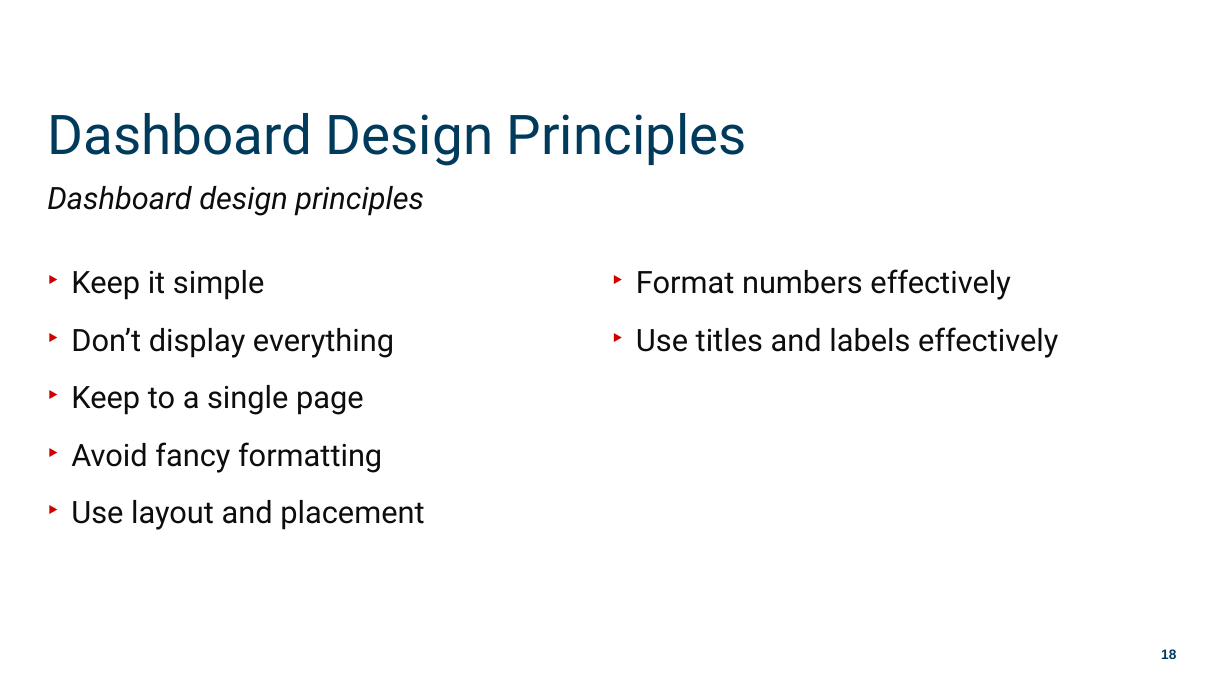
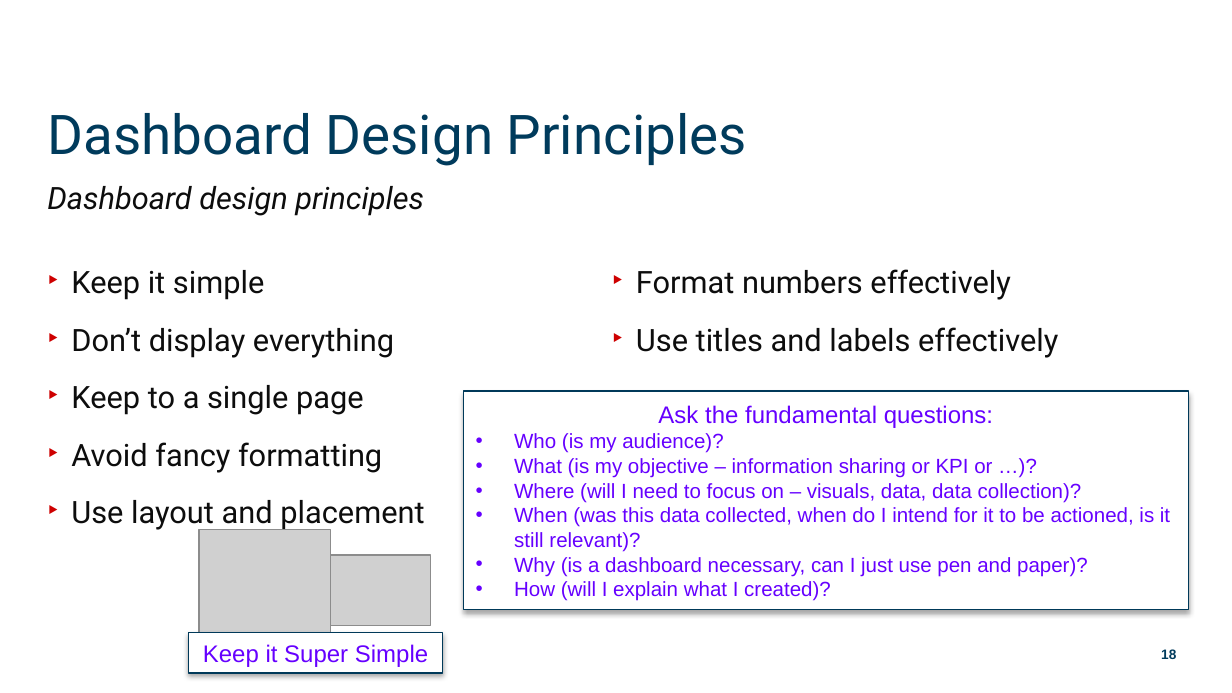
Before and after one commit to munishkumar-gh/munishkumar-gh.github.io, a slide deck: slide 18 of SuSS/ANL201 Study Unit 6_2021 - Lecturer.pptx. Drawn at 1232x693 pixels with LibreOffice and Linux fonts; fonts in the diff are those of the drawing; grey boxes stand for pictures; background and template pictures are left out. Boxes give left, top, right and bottom in pixels: in the first picture for what was removed or moved away, otherwise in the second. Text is boxed around its words. In the diff, an @@ line names an element or a change of style, - is before the commit and + after.

```diff
--- a/SuSS/ANL201 Study Unit 6_2021 - Lecturer.pptx
+++ b/SuSS/ANL201 Study Unit 6_2021 - Lecturer.pptx
@@ rectangle added at (x1=463, y1=391, x2=1189, y2=609), fill #FFFFFF, outline #003A5A 0.75 pt, 12 pt, text #6600FF @@
+Ask the fundamental questions:
+• Who (is my audience)?
+• What (is my objective – information sharing or KPI or …)?
+• Where (will I need to focus on – visuals, data, data collection)?
+• When (was this data collected, when do I intend for it to be actioned, is it still relevant)?
+• Why (is a dashboard necessary, can I just use pen and paper)?
+• How (will I explain what I created)?
@@ picture added at (x1=200, y1=530, x2=331, y2=662) @@
@@ picture added at (x1=328, y1=556, x2=431, y2=626) @@
@@ rectangle added at (x1=188, y1=633, x2=442, y2=674), fill #FFFFFF, outline #003A5A 0.75 pt, 14 pt, text #6600FF @@
+Keep it Super Simple
```
Also in this commit, not shown: 9 other slides changed.
